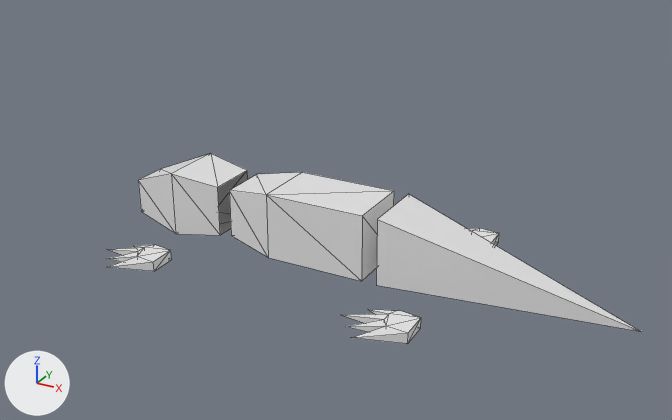
Renders of the glTF model dist/obj/lizard.glb from each side of a commit.
The view is the same before and after, from a 50 mm camera at (2.09, -4.3, 2.45) aimed at (-0.27, -0.02, 0.31). Arrows for +X, +Y and +Z are at lower left; the lights stay in place. Mesh edges are drawn as thin lines. Where no turn or scale is listed for an object, it has been applied to the vertices.

Objects in the first picture: 'Body', 'Foor-1', 'Foot-0', 'Head', 'Tail'.
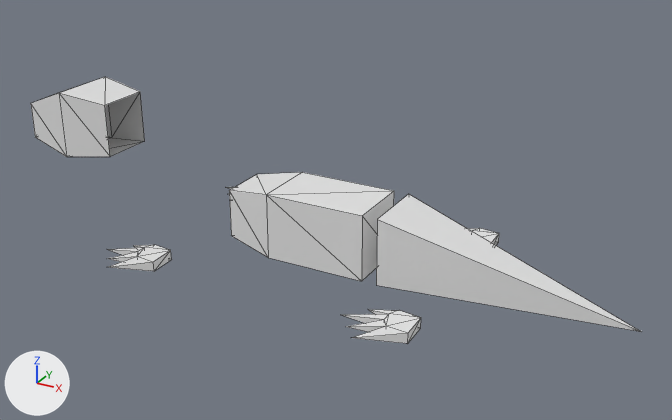
The newer file is also rescaled (x0.0934), turned or shifted as a whole; pictures and numbers use the older file's frame.

Location of each change, [x1, y1, x2, y2] in pixels of the pictures (672 x 420 px):
'Head', moved: before [138, 153, 248, 235]; after [31, 77, 145, 157]

Edits to the bpy script that builds the scene:
```text
Change ob_head:
    ob_head.location: (-0.319, -0.004, 0.203) -> (-0.898, -0.262, 0.69)
```
